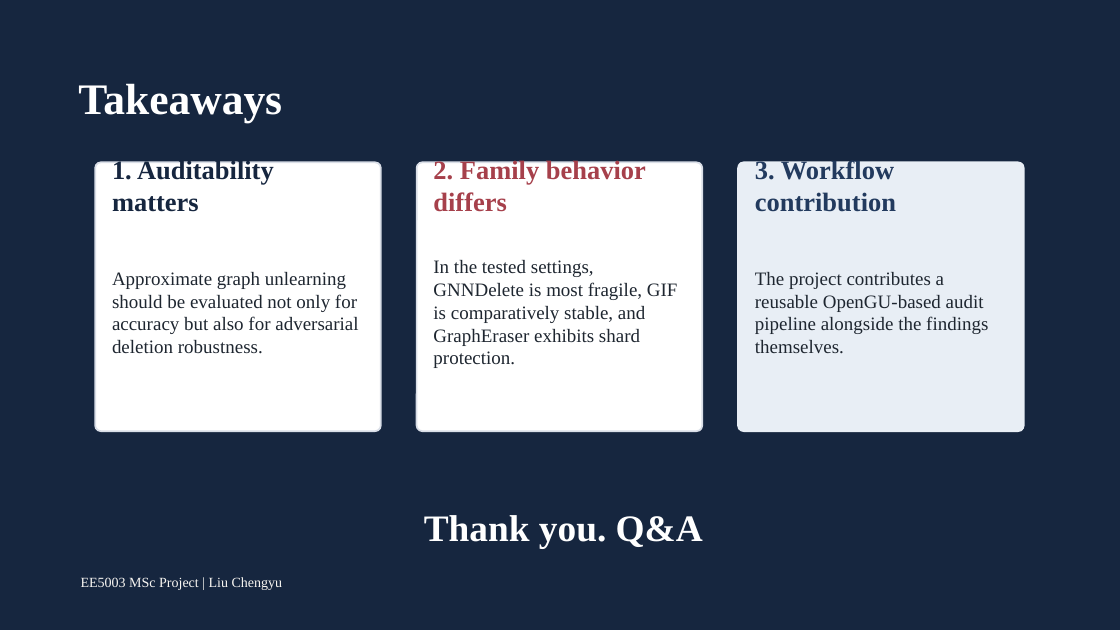
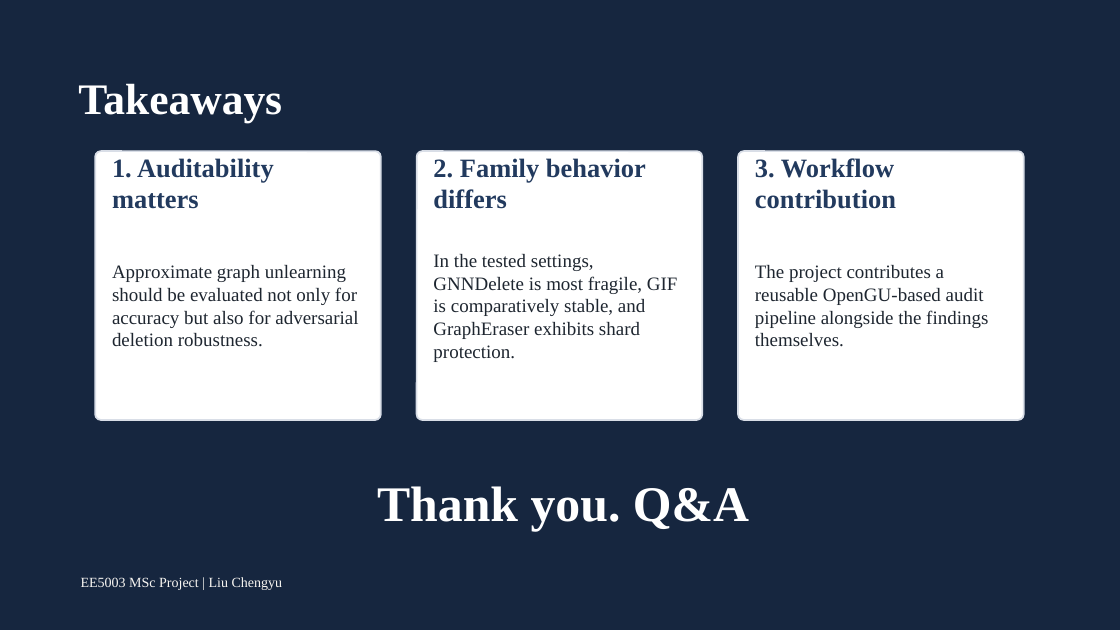
Before and after one commit to lelelelelelelelelelelelele/OpenGU, a slide deck: slide 15 of GULib-master/report/0417_5003report/ppt/out-test/final_15min_defense.pptx (slide 14 before the commit). Drawn at 1120x630 pixels with LibreOffice and Linux fonts; fonts in the diff are those of the drawing. Boxes give left, top, right and bottom in pixels: in the first picture for what was removed or moved away, otherwise in the second. Text is boxed around its words. In the diff, an @@ line names an element or a change of style, - is before the commit and + after.

```diff
--- a/GULib-master/report/0417_5003report/ppt/out-test/final_15min_defense.pptx
+++ b/GULib-master/report/0417_5003report/ppt/out-test/final_15min_defense.pptx
@@ text "1. Auditability matters" at <box>112,158,274,209</box>: text colour #16263F to #223A5E @@
@@ text "2. Family behavior differs" at <box>433,158,646,209</box>: text colour #A6404B to #223A5E @@
@@ 3 rounded rectangles: place and size @@
-3 rounded rectangles at <box>95,162,1024,431</box>
+3 rounded rectangles at <box>95,151,1024,420</box>
@@ rounded rectangle at <box>738,151,1024,420</box>: fill #E8EEF5 to #FFFFFF; outline #E8EEF5 1.1 pt to #D9DEE7 1.1 pt @@
@@ text "Approximate graph unlearning should be ...": place and size @@
-text "Approximate graph unlearning should be ..." at <box>112,272,358,354</box>
+text "Approximate graph unlearning should be ..." at <box>112,265,358,347</box>
@@ text "In the tested settings, GNNDelete ...": place and size @@
-text "In the tested settings, GNNDelete ..." at <box>433,260,678,368</box>
+text "In the tested settings, GNNDelete ..." at <box>433,254,678,362</box>
@@ text "The project contributes a reusable ...": place and size @@
-text "The project contributes a reusable ..." at <box>755,272,988,354</box>
+text "The project contributes a reusable ..." at <box>755,265,988,347</box>
@@ text "Thank you. Q&A": place and size @@
-text "Thank you. Q&A" at <box>424,515,703,548</box>
+text "Thank you. Q&A" at <box>377,486,749,531</box>
@@ text "Thank you. Q&A" at <box>377,486,749,531</box>: size 24 to 32 pt @@
```
Also in this commit, not shown: 13 other slides changed, 7 other files.
